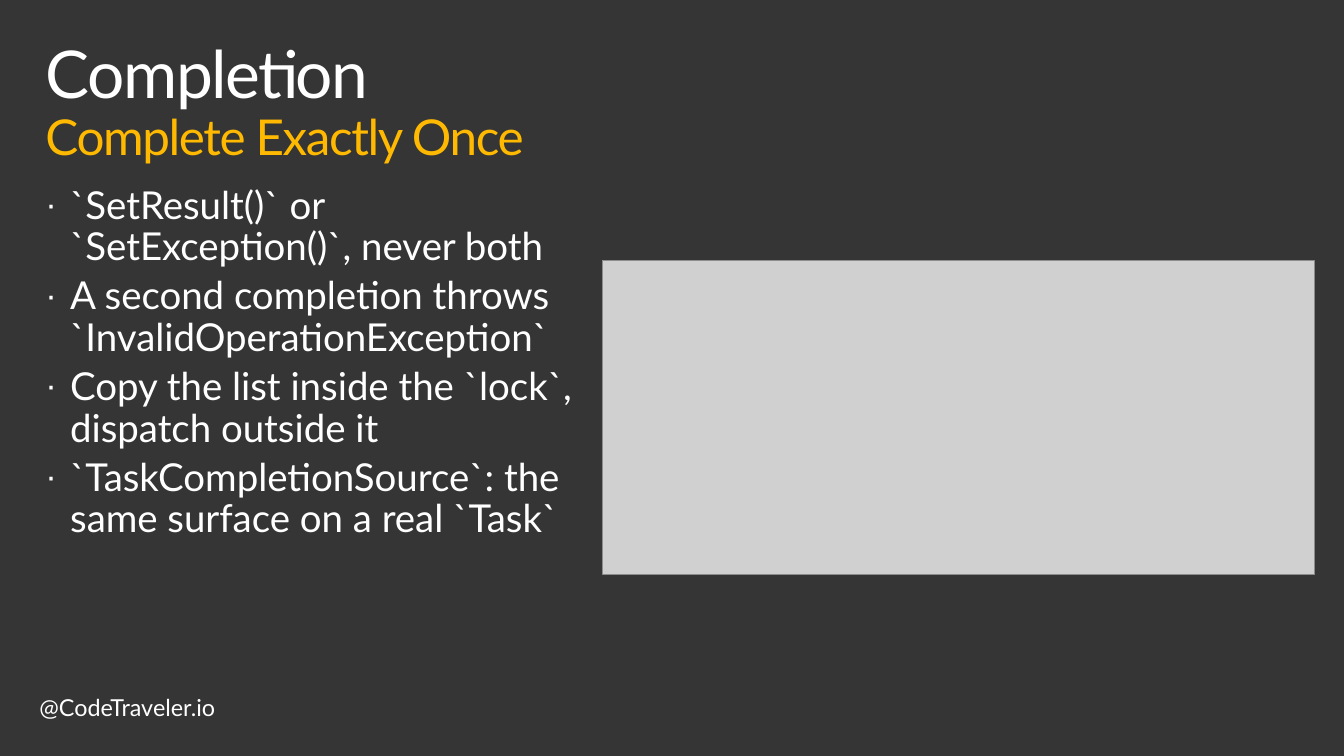
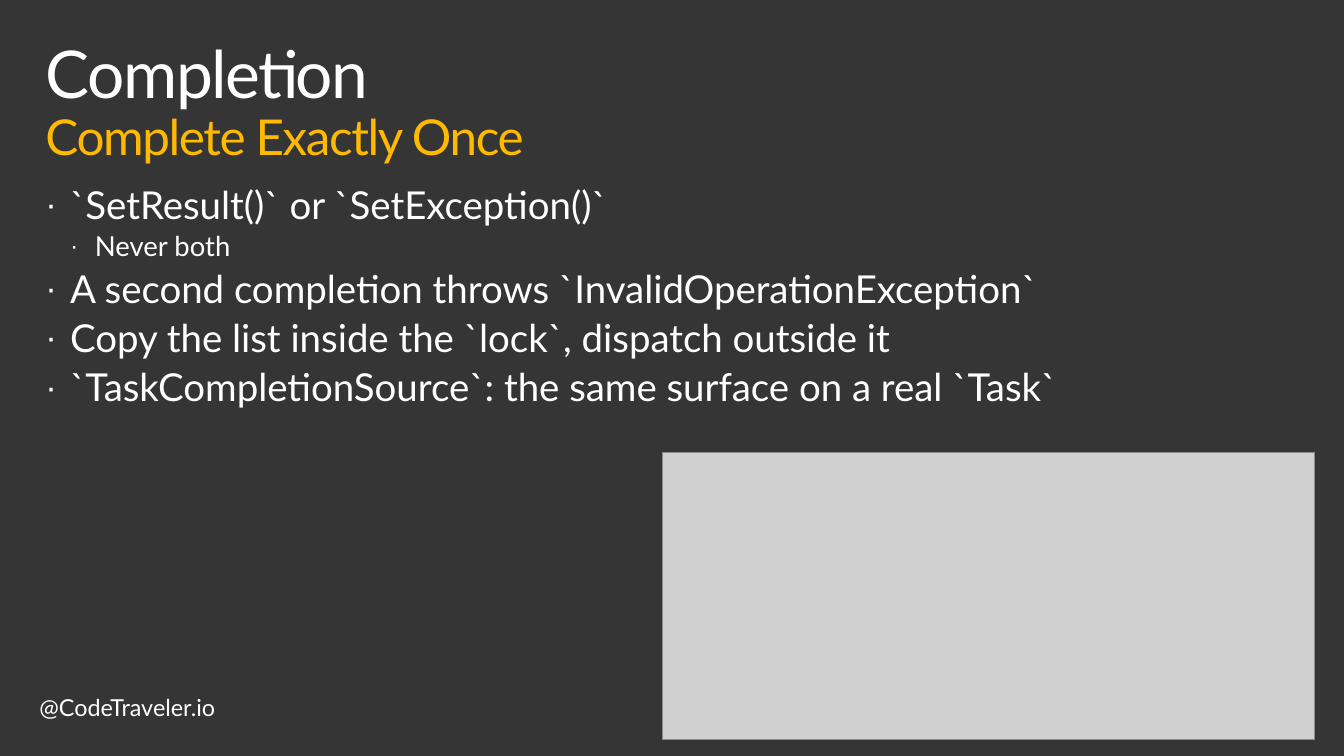
Before and after one commit to TheCodeTraveler/BecomeAnExpertWithAsyncAwait, a slide deck: slide 7 of 4. Creating Custom Implementation of Task/CreatingTaskFromScratch.pptx. Drawn at 1344x756 pixels with LibreOffice and Linux fonts; fonts in the diff are those of the drawing; grey boxes stand for pictures; background and template pictures are left out. Boxes give left, top, right and bottom in pixels: in the first picture for what was removed or moved away, otherwise in the second. Text is boxed around its words. In the diff, an @@ line names an element or a change of style, - is before the commit and + after.

```diff
--- a/4. Creating Custom Implementation of Task/CreatingTaskFromScratch.pptx
+++ b/4. Creating Custom Implementation of Task/CreatingTaskFromScratch.pptx
@@ text at bbox=[70, 189, 607, 256]: text changed @@
-· `SetResult()` or `SetException()`, never both
+· `SetResult()` or `SetException()`
+  · Never both
@@ picture: place and size @@
-picture at bbox=[603, 261, 1314, 574]
+picture at bbox=[663, 452, 1314, 739]
```
Also in this commit, not shown: 5 other slides changed, 1 other file.
